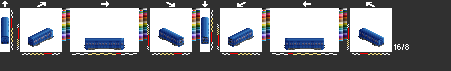
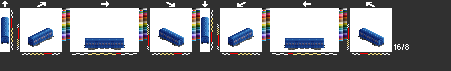
Revision of a layered (451, 71) image; what changed, layer by layer:
hid "mm", painted on it over [1, 17, 378, 50]
hid "mmr", painted on it over [1, 17, 378, 50]
showed "fm" over [1, 17, 378, 50]
